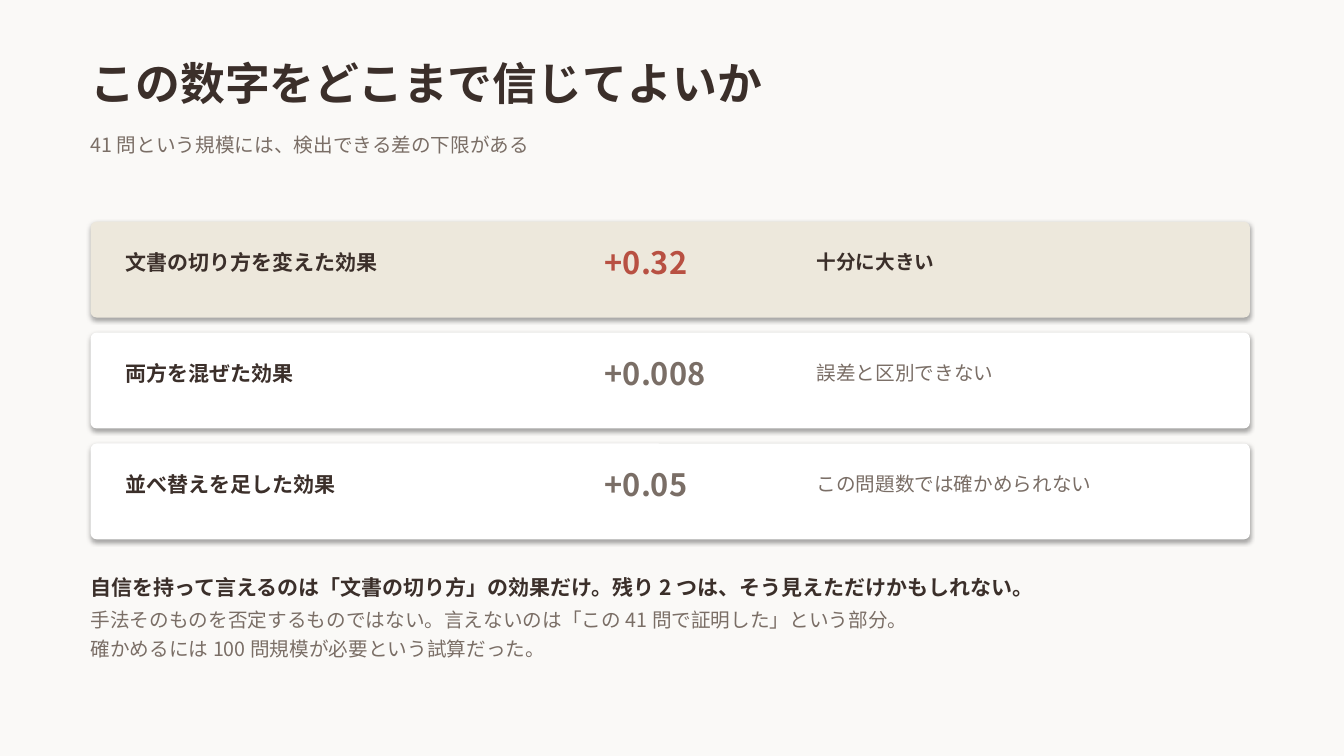
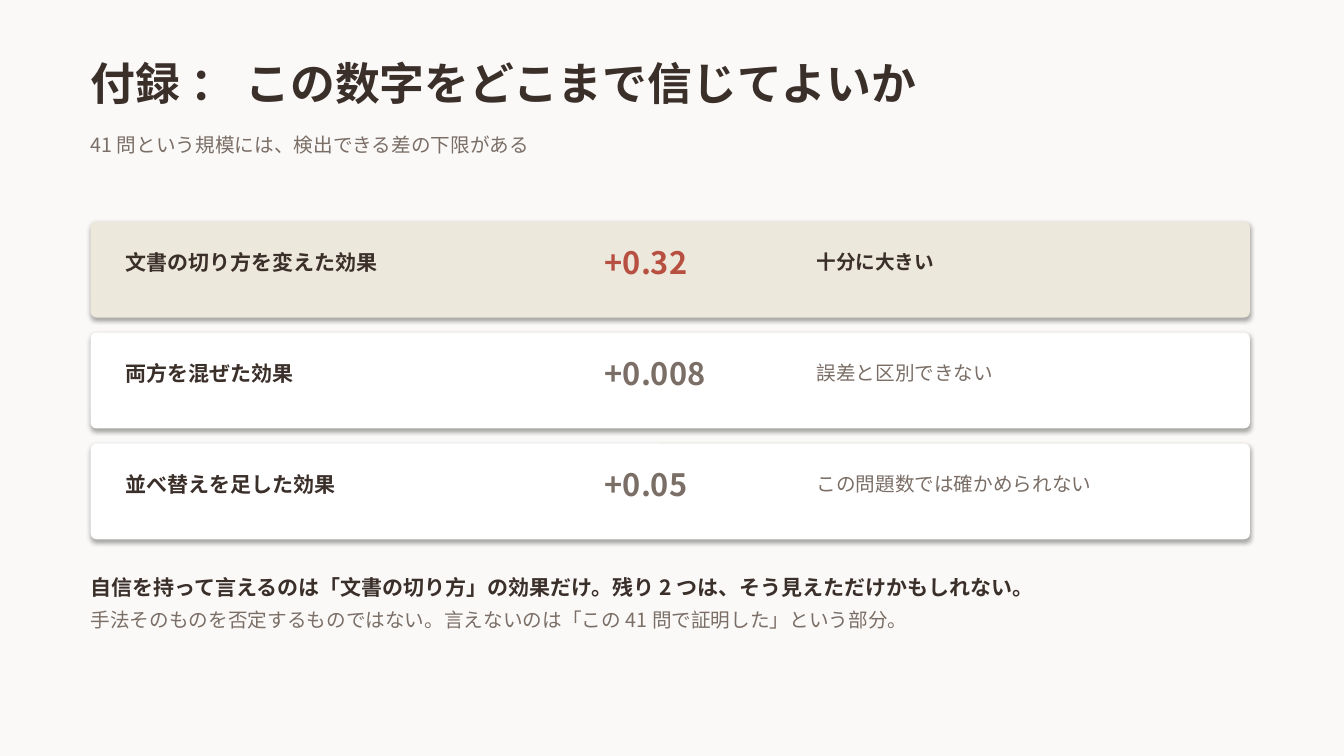
Before and after one commit to 20061111adg-debug/rag-workshop, a slide deck: slide 10 of docs/RAGとは.pptx (slide 14 before the commit). Drawn at 1344x756 pixels with LibreOffice and Linux fonts; fonts in the diff are those of the drawing. Boxes give left, top, right and bottom in pixels: in the first picture for what was removed or moved away, otherwise in the second. Text is boxed around its words. In the diff, an @@ line names an element or a change of style, - is before the commit and + after.

```diff
--- a/docs/RAGとは.pptx
+++ b/docs/RAGとは.pptx
@@ text at box(91, 61, 916, 104): text changed @@
-この数字をどこまで信じてよいか
+付録 ： この数字をどこまで信じてよいか
@@ text at box(91, 639, 545, 658): paragraph removed @@
-確かめるには 100 問規模が必要という試算だった。
```
Also in this commit, not shown: 7 other slides changed, 1 slide added, 7 slides removed, 1 other file.
